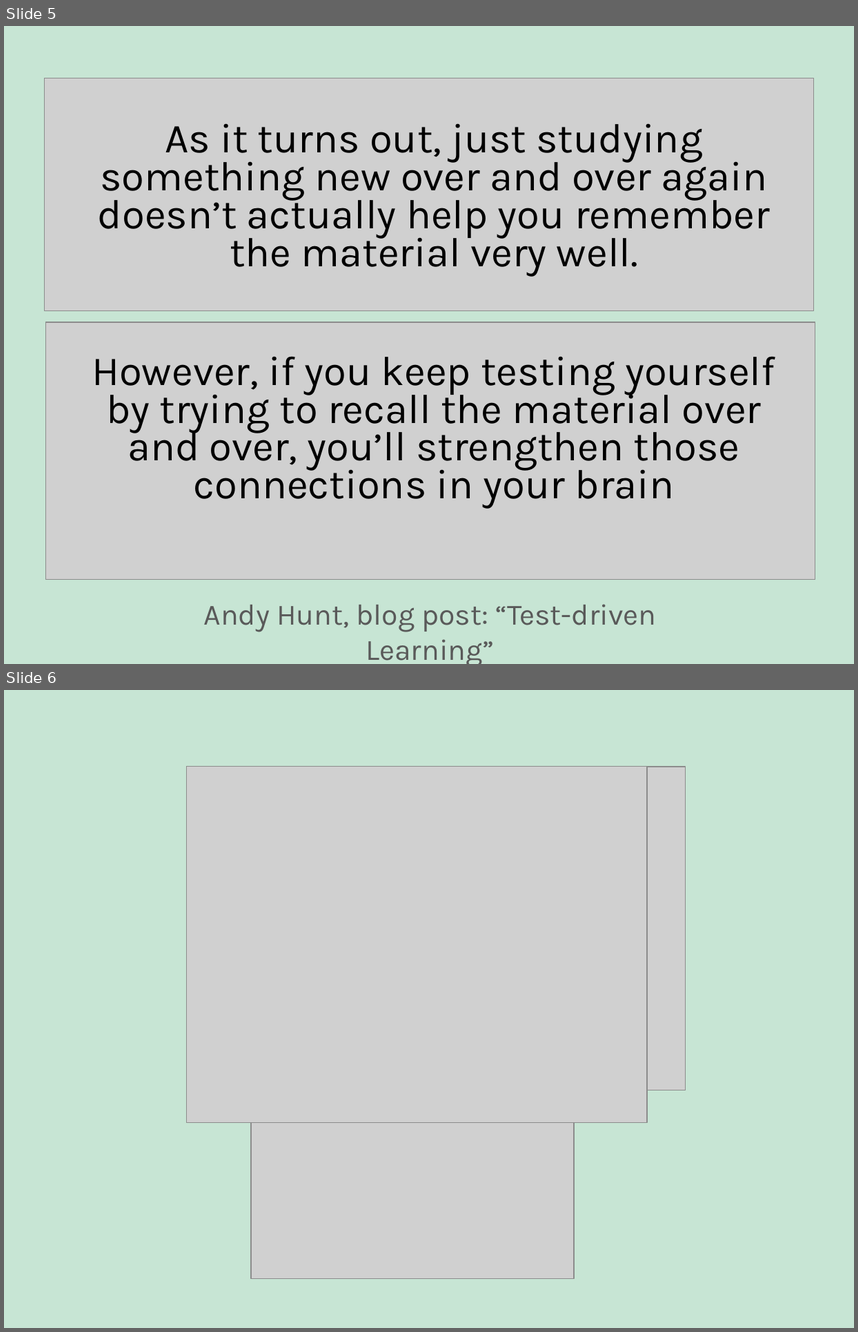
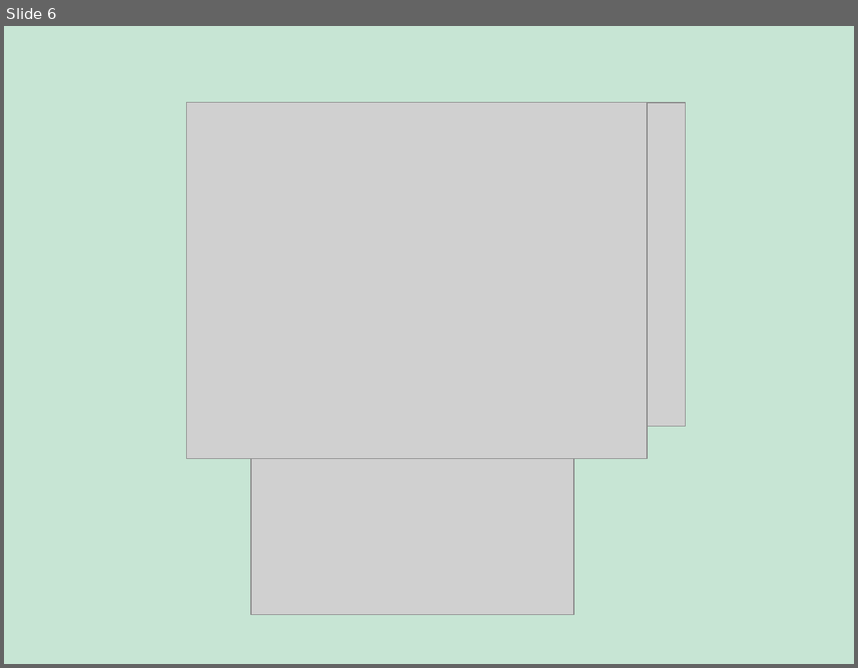
Before and after one commit to evjan/Using-Flash-Cards-to-Improve-Your-Ruby, a slide deck: UsingFlashCardsToImproveYourRuby.ppsx. Shown one above the other, each under a label of ours: slides 5 and 6 before the commit, slide 6 after it. The pictures are 858x1332 and 858x668 pixels, drawn with LibreOffice and Linux fonts; fonts in the diff are those of the drawing; grey boxes stand for pictures. Boxes give left, top, right and bottom in pixels: in the first picture for what was removed or moved away, otherwise in the second. Text is boxed around its words. In the diff, an @@ line names an element or a change of style, - is before the commit and + after.

```diff
--- a/UsingFlashCardsToImproveYourRuby.ppsx
+++ b/UsingFlashCardsToImproveYourRuby.ppsx
@@ slide 5 removed at <box>4,26,854,664</box>, background #C7E5D4 @@
@@ picture removed at <box>45,78,814,311</box> @@
@@ text removed at <box>98,123,770,267</box> @@
-As it turns out, just studying something new over and over again doesn’t actually help you remember the material very well.
@@ picture removed at <box>45,322,815,579</box> @@
@@ text removed at <box>92,356,775,508</box> @@
-However, if you keep testing yourself by trying to recall the material over and over, you’ll strengthen those connections in your brain
@@ text removed at <box>204,604,656,664</box> @@
-Andy Hunt, blog post: “Test-driven Learning”
```
Also in this commit, not shown: 9 slides changed, 3 slides added, 2 other slides removed.
